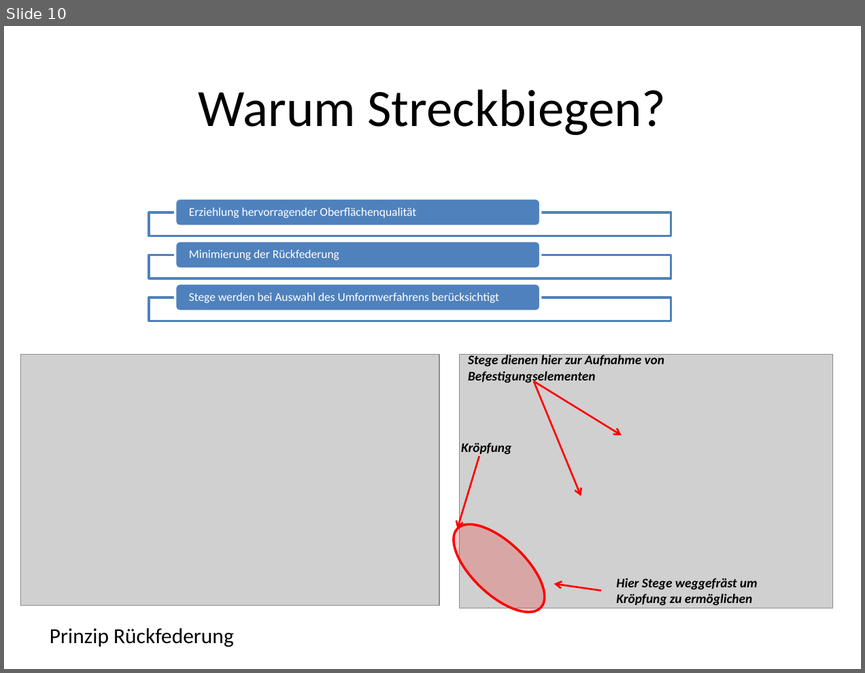
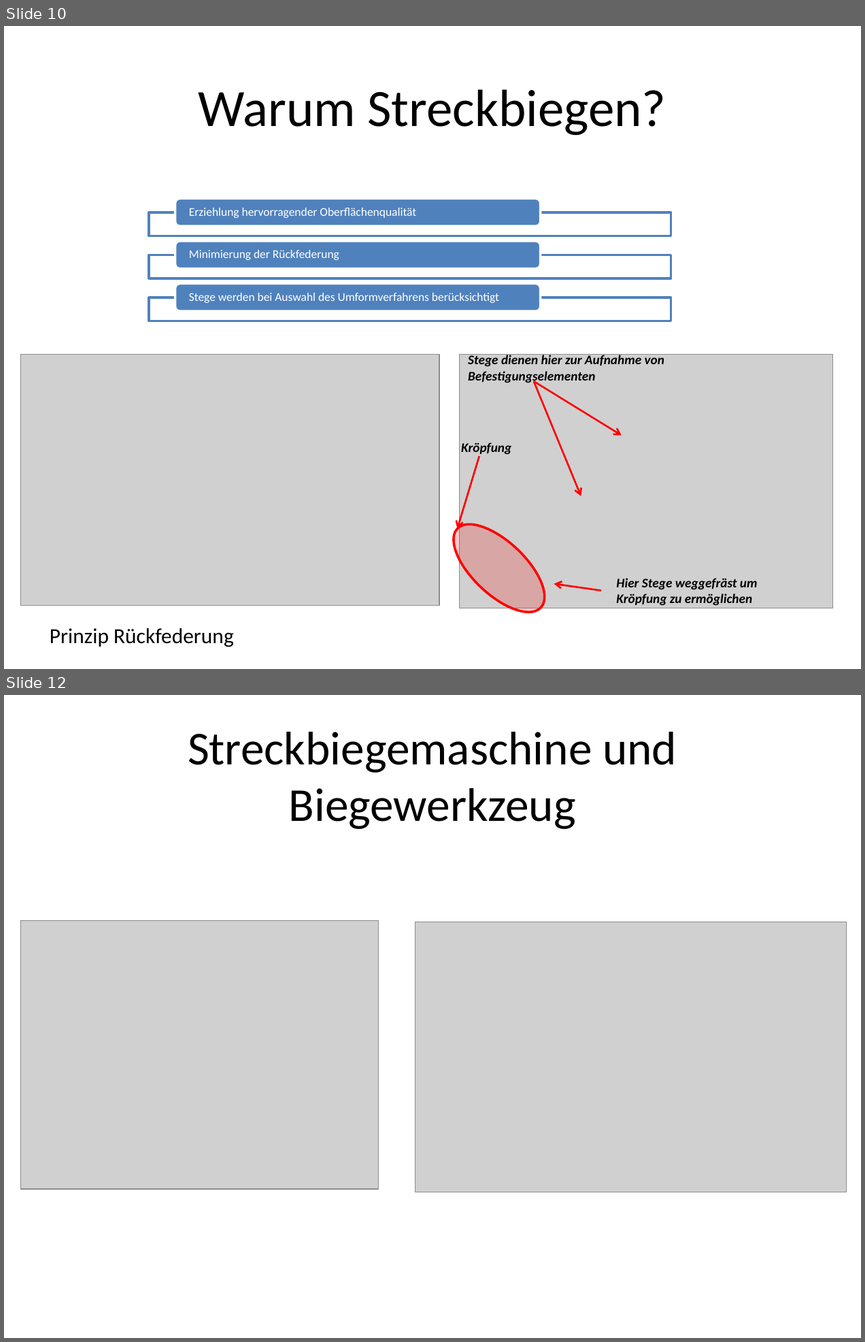
Before and after one commit to Benedikt2013/bacpraesent, a slide deck: PräsentationBachelorarbeitKaffanke.pptx. Shown one above the other, each under a label of ours: slide 10 before the commit, slides 10 and 12 after it; the slides between them are not shown. The pictures are 865x673 and 865x1342 pixels, drawn with LibreOffice and Linux fonts; fonts in the diff are those of the drawing; grey boxes stand for pictures. Boxes give left, top, right and bottom in pixels: in the first picture for what was removed or moved away, otherwise in the second. Text is boxed around its words. In the diff, an @@ line names an element or a change of style, - is before the commit and + after.

```diff
--- a/PräsentationBachelorarbeitKaffanke.pptx
+++ b/PräsentationBachelorarbeitKaffanke.pptx
@@ slide 12 added at [4, 695, 861, 1338], background #FFFFFF @@
@@ title added at [188, 732, 677, 829], 39.6 pt, text #000000 @@
+Streckbiegemaschine und Biegewerkzeug
@@ picture added at [21, 920, 379, 1189] @@
@@ picture added at [415, 922, 847, 1192] @@
```
Also in this commit, not shown: 1 slide changed, 6 other slides added, 5 other files.
